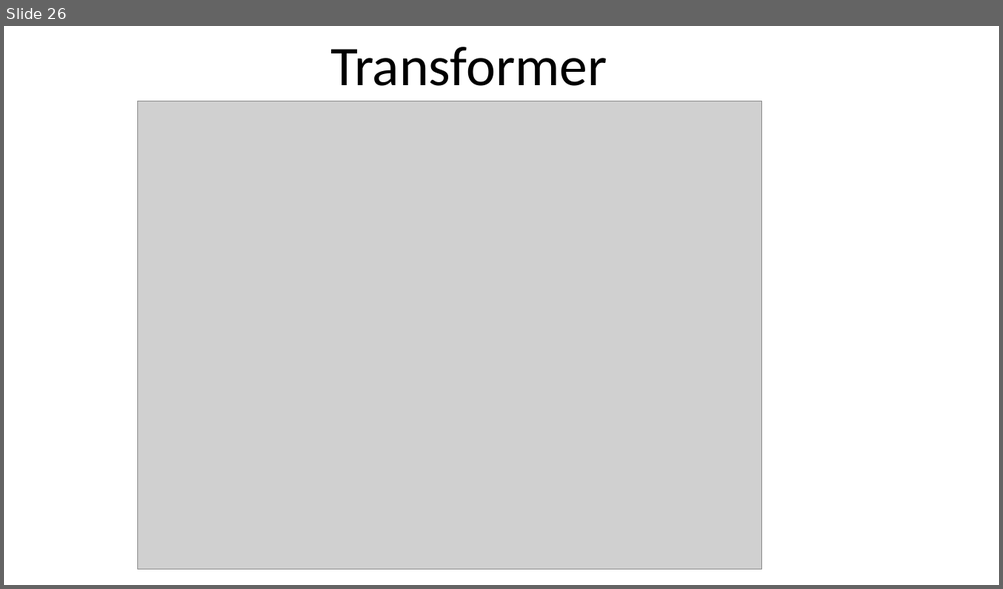
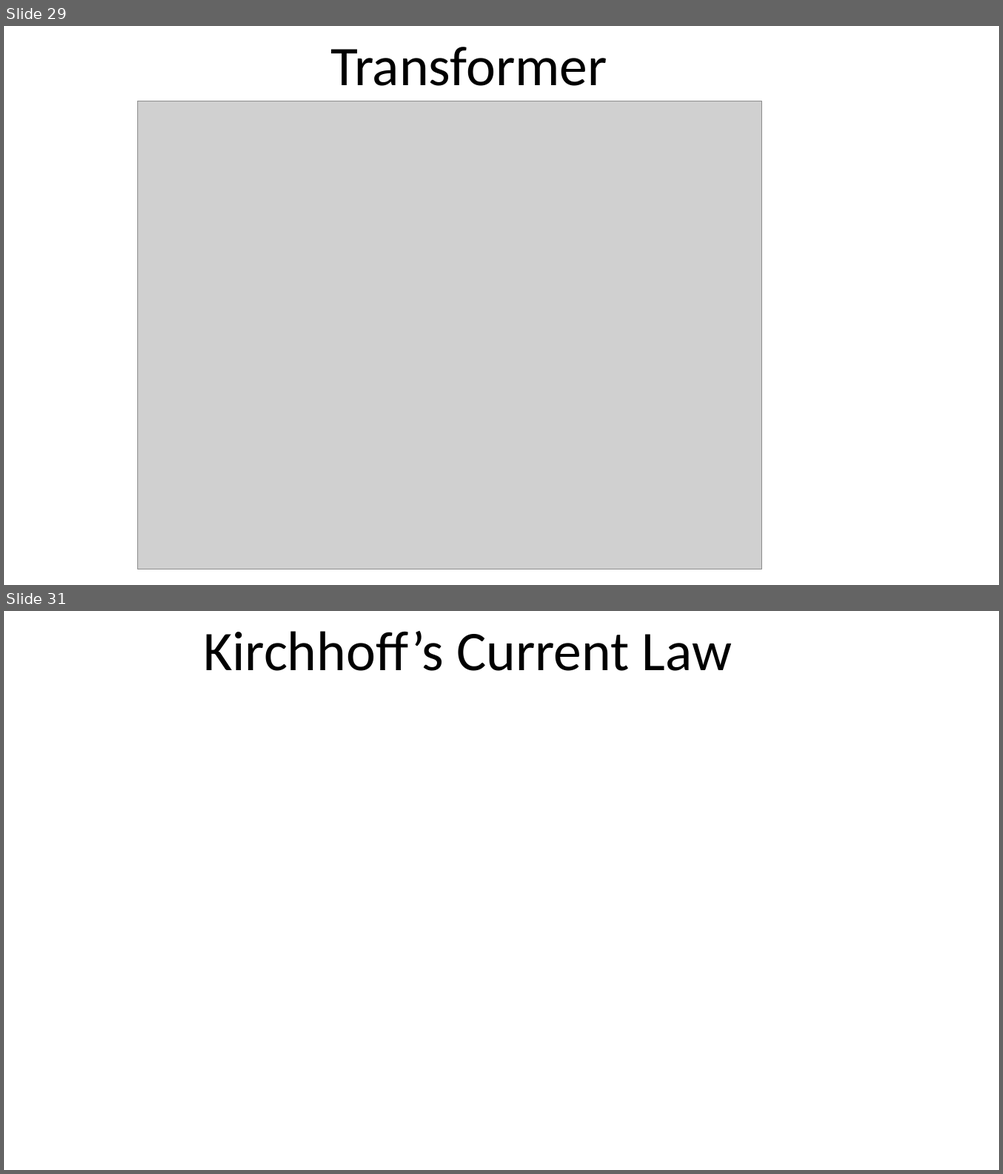
Before and after one commit to infocelab/embedded-projects, a slide deck: Documents/projects for schools.pptx. Shown one above the other, each under a label of ours: slide 26 before the commit, slides 29 and 31 after it; the slides between them are not shown. The pictures are 1003x589 and 1003x1174 pixels, drawn with LibreOffice and Linux fonts; fonts in the diff are those of the drawing; grey boxes stand for pictures. Boxes give left, top, right and bottom in pixels: in the first picture for what was removed or moved away, otherwise in the second. Text is boxed around its words. In the diff, an @@ line names an element or a change of style, - is before the commit and + after.

```diff
--- a/Documents/projects for schools.pptx
+++ b/Documents/projects for schools.pptx
@@ slide 31 added at (4, 611, 999, 1170), background #FFFFFF @@
@@ text added at (203, 631, 731, 671), 54 pt, text #000000 @@
+Kirchhoff’s Current Law
@@ what was slide 26 is now slide 29 @@
```
Also in this commit, not shown: 3 slides changed, 18 other slides added, 2 slides removed.
